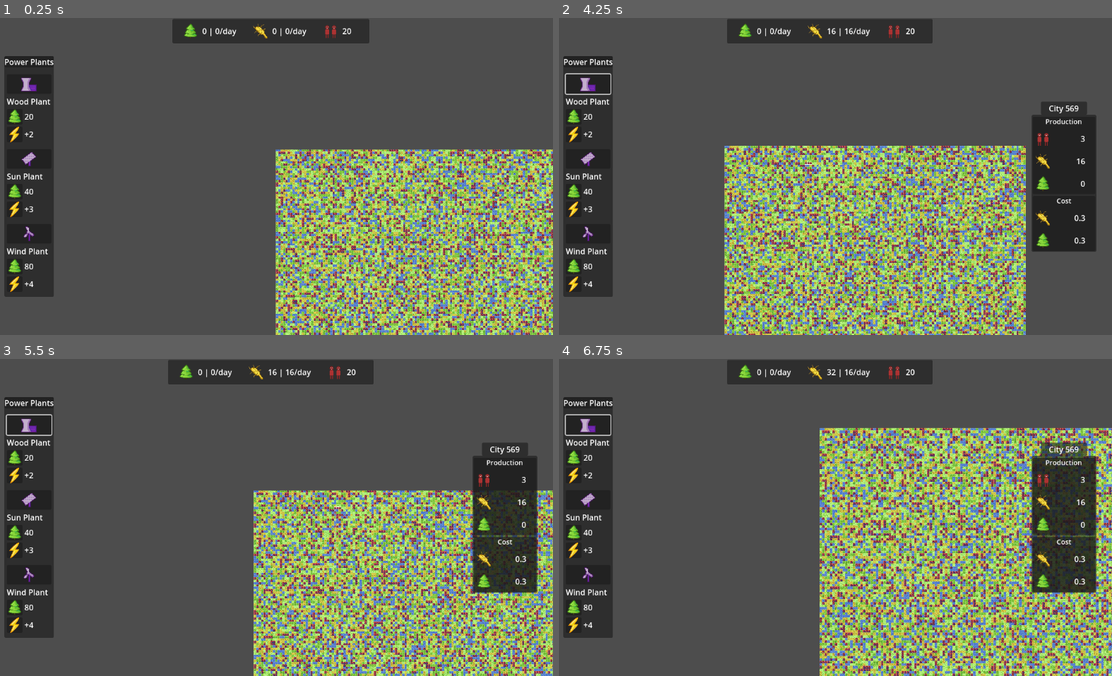
Above: before the commit, frames 1-4 (two rows, left to right).
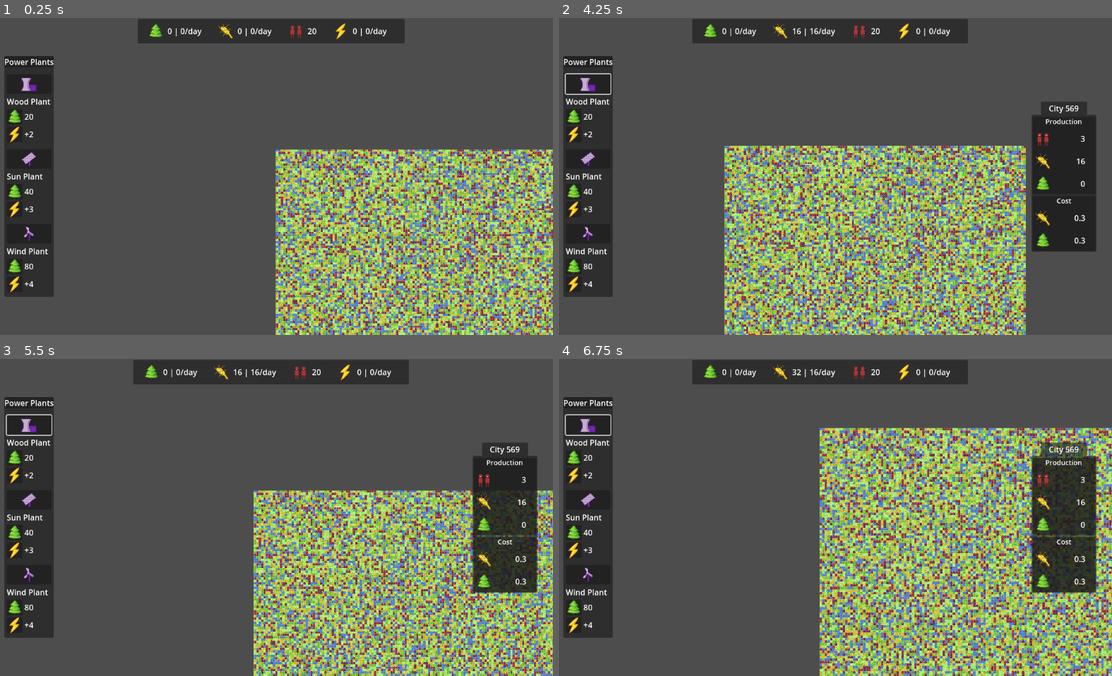
Above: after the commit, the same moments.

Repository: ThreeCoffees/cassini-hackathon
Game: Godot game, scene res://test_scenes/wiktoria/tilemap_gen_test.tscn
Same seed, same stepped clock (60 frames per second), same inputs: the game is played once before the commit and once after it. This scene is started directly instead of the project's main scene.
Inputs (mouse positions are in pixels of both pictures, inside the frame that each line leads up to):
- Up to frame 1 (0.25 s): no input
- Up to frame 2 (4.25 s): click (586, 84) at 0.52 s; tap Enter at 1.25 s; move the mouse to (951, 160) at 1.27 s; hold D (right) 1.28-2.03 s; hold Mouse wheel up (zoom_in) 1.28-2.03 s; click (951, 160) at 1.42 s; move the mouse to (719, 192) at 2.02 s; hold S (down) 2.03-2.78 s; tap Mouse wheel down (zoom_out) at 2.1, 3.6 s; move the mouse to (885, 106) at 2.77 s; hold D (right) 2.78-3.53 s; hold Mouse wheel up (zoom_in) 2.78-3.53 s; move the mouse to (802, 239) at 3.52 s; hold W (up) from 3.53 s (still down); click (802, 239) at 3.67 s
- Up to frame 3 (5.5 s): move the mouse to (442, 565) at 4.27 s; release W (up) at 4.28 s; hold Mouse wheel up (zoom_in) 4.28-5.03 s; hold A (left) from 4.28 s (still down); move the mouse to (99, 469) at 5.02 s; tap Mouse wheel down (zoom_out) at 5.1 s
- Up to frame 4 (6.75 s): move the mouse to (857, 517) at 5.77 s; release A (left) at 5.78 s; hold S (down) 5.78-6.53 s; hold Mouse wheel up (zoom_in) 5.78-6.53 s; click (857, 517) at 5.92 s; move the mouse to (747, 438) at 6.52 s; hold D (right) from 6.53 s (still down); tap Mouse wheel down (zoom_out) at 6.6 s

The runs differ from the first frame. In frame 1, 1.5% of the frame differs, in the area x 24-74%, y 0-9%; in frame 2, 1.5%; in frame 3, 1.5%; in frame 4, 1.5%.

Commit message:
show power in the global resources inspector

Diff:
--- a/scenes/ui/resource_inspector.tscn
+++ b/scenes/ui/resource_inspector.tscn
@@ -1,11 +1,12 @@
-[gd_scene load_steps=5 format=3 uid="uid://ca7lotynnkupq"]
+[gd_scene load_steps=6 format=3 uid="uid://ca7lotynnkupq"]
 
 [ext_resource type="Script" uid="uid://tn7llw1vwyky" path="res://scripts/ui/resource_inspector.gd" id="1_clb14"]
 [ext_resource type="PackedScene" uid="uid://c7h2x38t0mbbm" path="res://scenes/ui/property_info.tscn" id="1_n4amc"]
 [ext_resource type="Texture2D" uid="uid://b32e3x6esqrwi" path="res://assets/icons/tree.png" id="2_clb14"]
 [ext_resource type="Texture2D" uid="uid://d30ok1yq322oo" path="res://assets/icons/wheat.png" id="3_hugm3"]
+[ext_resource type="Texture2D" uid="uid://rjcikbm6818l" path="res://assets/icons/power.png" id="5_hugm3"]
 
-[node name="ResourceInspector" type="Control" node_paths=PackedStringArray("wood_info", "food_info")]
+[node name="ResourceInspector" type="Control" node_paths=PackedStringArray("wood_info", "food_info", "energy_info")]
 layout_mode = 3
 anchors_preset = 5
 anchor_left = 0.5
@@ -14,6 +15,7 @@
 script = ExtResource("1_clb14")
 wood_info = NodePath("PanelContainer/MarginContainer/HBoxContainer/WoodInfo")
 food_info = NodePath("PanelContainer/MarginContainer/HBoxContainer/FoodInfo")
+energy_info = NodePath("PanelContainer/MarginContainer/HBoxContainer/EnergyInfo")
 
 [node name="MarginContainer" type="MarginContainer" parent="."]
 layout_mode = 1
@@ -61,6 +63,13 @@
 [node name="PopulationInfo" parent="PanelContainer/MarginContainer/HBoxContainer" instance=ExtResource("1_n4amc")]
 layout_mode = 2
 
+[node name="EnergyInfo" parent="PanelContainer/MarginContainer/HBoxContainer" instance=ExtResource("1_n4amc")]
+layout_mode = 2
+
+[node name="PropertyIcon" parent="PanelContainer/MarginContainer/HBoxContainer/EnergyInfo/HBoxContainer" index="0"]
+texture = ExtResource("5_hugm3")
+
 [editable path="PanelContainer/MarginContainer/HBoxContainer/WoodInfo"]
 [editable path="PanelContainer/MarginContainer/HBoxContainer/FoodInfo"]
 [editable path="PanelContainer/MarginContainer/HBoxContainer/PopulationInfo"]
+[editable path="PanelContainer/MarginContainer/HBoxContainer/EnergyInfo"]
--- a/scripts/autoloads/resource_manager.gd
+++ b/scripts/autoloads/resource_manager.gd
@@ -22,7 +22,11 @@
 		storage += get_change()
 
 	func calculate_total_yield():
-		total_yield = CityManager.get_all_factions().reduce(func(sum: int, faction): return sum + faction.get_yields(type), 0)
+		match type:
+			"energy":
+				total_yield = ResourceManager.plants.reduce(func(sum: int, plant: PowerPlant): return sum + plant.energy_production_multiplier, 0)
+			_:
+				total_yield = CityManager.get_all_factions().reduce(func(sum: int, faction): return sum + faction.get_yields(type), 0)
 
 	func calculate_total_cost():
 		total_cost = CityManager.get_all_factions().reduce(func(sum: int, faction): return sum + faction.get_costs(type), 0)
@@ -34,10 +38,12 @@
 var resources: Dictionary[String, ResourceData] = {}
 var forest_hp_node = null
 
+var plants: Array[PowerPlant] = []
 
 func initialize_resources():
 	resources.set("wood", ResourceData.new("wood"))
 	resources.set("food", ResourceData.new("food"))
+	resources.set("energy", ResourceData.new("energy"))
 	resources.set("population", ResourceData.new("population"))
 
 	on_update_resources()
--- a/scripts/power_plants/power_plant_placer.gd
+++ b/scripts/power_plants/power_plant_placer.gd
@@ -10,6 +10,7 @@
 		if (((ResourceManager.how_much_resource("wood") >= 20) and (plant_type == 0)) or ((ResourceManager.how_much_resource("wood") >= 40) and (plant_type == 1)) or ((ResourceManager.how_much_resource("wood") >= 80) and (plant_type == 2))):
 			var new_plant = PowerPlant.new(position, plant_type as PowerPlant.PlantTypes)
 			tilemap_layer.add_child(new_plant)
+			ResourceManager.plants.append(new_plant)
 			plant_type = -1
 		else:
 			print("za malo drewna")
--- a/scripts/ui/resource_inspector.gd
+++ b/scripts/ui/resource_inspector.gd
@@ -4,7 +4,8 @@
 
 @export var wood_info: PropertyInfo
 @export var food_info: PropertyInfo
-@export var populatio_info: PropertyInfo
+@export var population_info: PropertyInfo
+@export var energy_info: PropertyInfo
 
 func _ready() -> void:
 	on_global_resources_updated()
@@ -20,3 +21,5 @@
 				wood_info.set_label(res_data.get_label())
 			"food":
 				food_info.set_label(res_data.get_label())
+			"energy":
+				energy_info.set_label(res_data.get_label())
